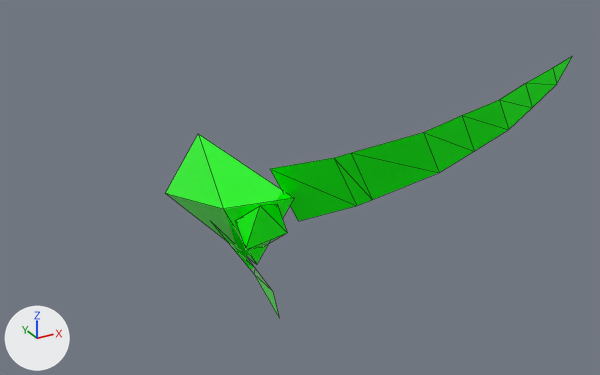
An edit to the OBJ model 3-3D_light_inter/0-data/mtg_obj/usm_18_2.5D_2018-07-12_1.obj, drawn before and after from the same camera.
Both versions are drawn from a 50 mm camera at (16.46, -15.55, 66.85) aimed at (24.34, -1.21, 59.69). Lighting does not change. The marker at lower left points along +X, +Y and +Z. The first picture is the older version. Mesh edges are drawn as thin lines. Where no turn or scale is listed for an object, it has been applied to the vertices.

Objects in the first picture: 'vid_3', 'vid_4', 'vid_5', 'vid_6'.
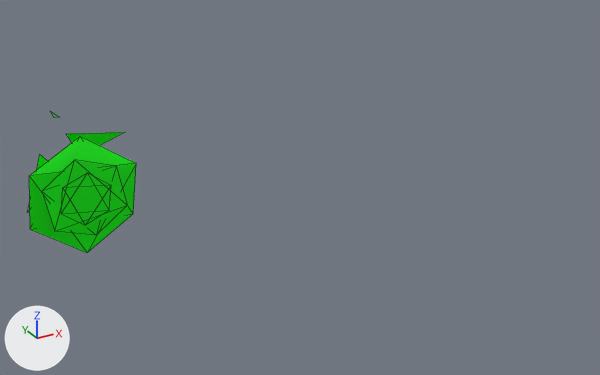
Location of each change, [x1, y1, x2, y2] in pixels of the pictures (600 x 375 px):
'vid_4', reshaped
    before: [270, 56, 573, 221]
    after: [66, 132, 125, 145]
'vid_3', moved, rescaled (17% narrower, 10% shorter)
    before: [165, 134, 294, 264]
    after: [29, 136, 136, 253]
'vid_5', reshaped (62% wider, 65% taller)
    before: [235, 205, 287, 250]
    after: [42, 160, 127, 235]
'vid_7', added (green)
    after: [61, 173, 111, 225]
'vid_6', reshaped
    before: [211, 222, 279, 317]
    after: [28, 155, 47, 211]
'vid_8', added
    after: [50, 111, 59, 117]
part 2 of me_vid_4, deleted (green)
    before: [270, 56, 573, 221]
part 3 of me_vid_4, added (green)
    after: [66, 132, 125, 145]
part 5 of me_vid_6, deleted
    before: [211, 222, 279, 317]
part 6 of me_vid_6, added
    after: [28, 155, 47, 211]

Diff of the bpy script that builds the scene:
```diff
--- a/3-3D_light_inter/0-data/mtg_obj/usm_18_2.5D_2018-07-12_1.obj.py
+++ b/3-3D_light_inter/0-data/mtg_obj/usm_18_2.5D_2018-07-12_1.obj.py
@@ me_vid_3 @@
-me_vid_3.from_pydata(...)  # 6 vertices, 8 faces; spans x 21.74..23.26, y -2.96..0.0, z 59.16..60.84
+me_vid_3.from_pydata(...)  # 6 vertices, 8 faces; spans x 18.9..21.1, y -0.23..0.0, z 58.78..61.22
+# me_vid_3 part 1: the whole mesh is scaled about its middle by (1.45, 0.0781, 1.45), then moved by (-2.5, 1.37, 0.0)
 me_vid_3.materials.append(mat_appid_3458436864_1657016124400)
@@ me_vid_4 @@
 # verts and faces of me_vid_4; kept vertices keep their numbers, new ones are numbered from 17
-me_vid_4.from_pydata(...)  # 17 vertices, 15 faces; spans x 22.88..28.33, y -4.75..-2.7, z 59.72..62.84
+me_vid_4.from_pydata(...)  # 3 vertices, 1 face; spans x 20.3..21.37, y 1.29..2.27, z 59.93..60.67
+# me_vid_4 part 2
+delete_vertices([*range(0, 17)])  # with the faces that use them
+# me_vid_4 part 3
+verts[17] = (20.3, 2.27, 60.51)  # pixel (65, 133)
+verts[18] = (21.37, 1.29, 60.67)  # pixel (125, 132)
+verts[19] = (20.59, 2.27, 59.93)
+faces += [(17, 19, 18)]
 me_vid_4.materials.append(mat_appid_3458433280_1657016128752)
@@ me_vid_5 @@
-me_vid_5.from_pydata(...)  # 6 vertices, 8 faces; spans x 22.028..22.972, y -3.219..-2.961, z 59.499..60.501
-me_vid_5.vertices[0].co = (22.895, -2.961, 60.317)  # pixel (277, 204)
-me_vid_5.vertices[1].co = (22.028, -2.961, 60.184)  # pixel (235, 220)
-me_vid_5.vertices[2].co = (22.576, -2.961, 59.499)  # pixel (262, 247)
-me_vid_5.vertices[3].co = (22.104, -3.219, 59.683)  # pixel (245, 249)
-me_vid_5.vertices[4].co = (22.972, -3.219, 59.816)  # pixel (287, 232)
-me_vid_5.vertices[5].co = (22.423, -3.219, 60.501)  # pixel (260, 205)
+me_vid_5.from_pydata(...)  # 6 vertices, 8 faces; spans x 19.185..20.815, y -0.298..-0.231, z 59.135..60.865
+# me_vid_5 part 4
+me_vid_5.vertices[0].co = (20.683, -0.231, 60.547)  # pixel (116, 166)
+me_vid_5.vertices[1].co = (19.185, -0.231, 60.318)  # pixel (41, 191)
+me_vid_5.vertices[2].co = (20.132, -0.231, 59.135)  # pixel (96, 235)
+me_vid_5.vertices[3].co = (19.317, -0.298, 59.453)  # pixel (54, 231)
+me_vid_5.vertices[4].co = (20.815, -0.298, 59.682)  # pixel (127, 205)
+me_vid_5.vertices[5].co = (19.868, -0.298, 60.865)  # pixel (74, 159)
 me_vid_5.materials.append(mat_appid_3458436864_1657016124400)
@@ me_vid_6 @@
 # verts and faces of me_vid_6; kept vertices keep their numbers, new ones are numbered from 7
-me_vid_6.from_pydata(...)  # 7 vertices, 5 faces; spans x 21.74..22.37, y -5.19..-2.47, z 59.25..60.03
+me_vid_6.from_pydata(...)  # 3 vertices, 1 face; spans x 19.09..20.08, y 1.24..2.21, z 59.27..60.16
+# me_vid_6 part 5
+delete_vertices([*range(0, 7)])  # with the faces that use them
+# me_vid_6 part 6
+verts[7] = (20.08, 2.21, 59.66)
+verts[8] = (19.09, 1.24, 59.27)  # pixel (27, 212)
+verts[9] = (19.68, 2.21, 60.16)  # pixel (39, 154)
+faces += [(7, 9, 8)]
 me_vid_6.materials.append(mat_appid_3458433280_1657016128752)
@@ me_vid_8 @@
+me_vid_8.from_pydata([(20.511, 4.679, 60.304), (20.639, 4.259, 60.248), (20.582, 4.679, 60.121)], [], [(0, 2, 1)])
+me_vid_8.materials.append(mat_appid_3458433280_1657016128752)  # green #00ff00
@@ me_vid_7 @@
+me_vid_7.from_pydata([(19.485, -0.298, 59.8), (20.431, -0.298, 59.654), (20.084, -0.298, 60.546), (20.515, -0.322, 60.2), (19.569, -0.322, 60.346), (19.916, -0.322, 59.454)], [], [(2, 1, 0), (3, 4, 5), (0, 5, 4), (0, 4, 2), (2, 4, 3), (3, 1, 2), (1, 3, 5), (5, 0, 1)])
+me_vid_7.materials.append(mat_appid_3458436864_1657016124400)  # green #00ff00
@@ ob_vid_8 @@
+ob_vid_8 = bpy.data.objects.new('vid_8', me_vid_8)
+ob_vid_8.location = (0.0, 0.0, 0.0)
@@ ob_vid_7 @@
+ob_vid_7 = bpy.data.objects.new('vid_7', me_vid_7)
+ob_vid_7.location = (0.0, 0.0, 0.0)
```
